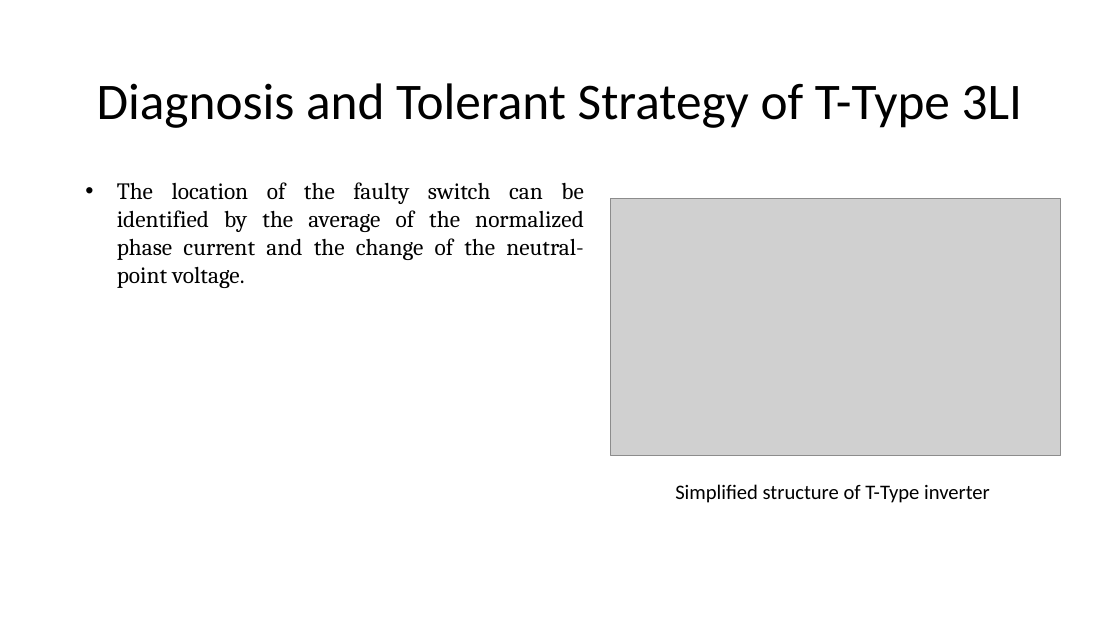
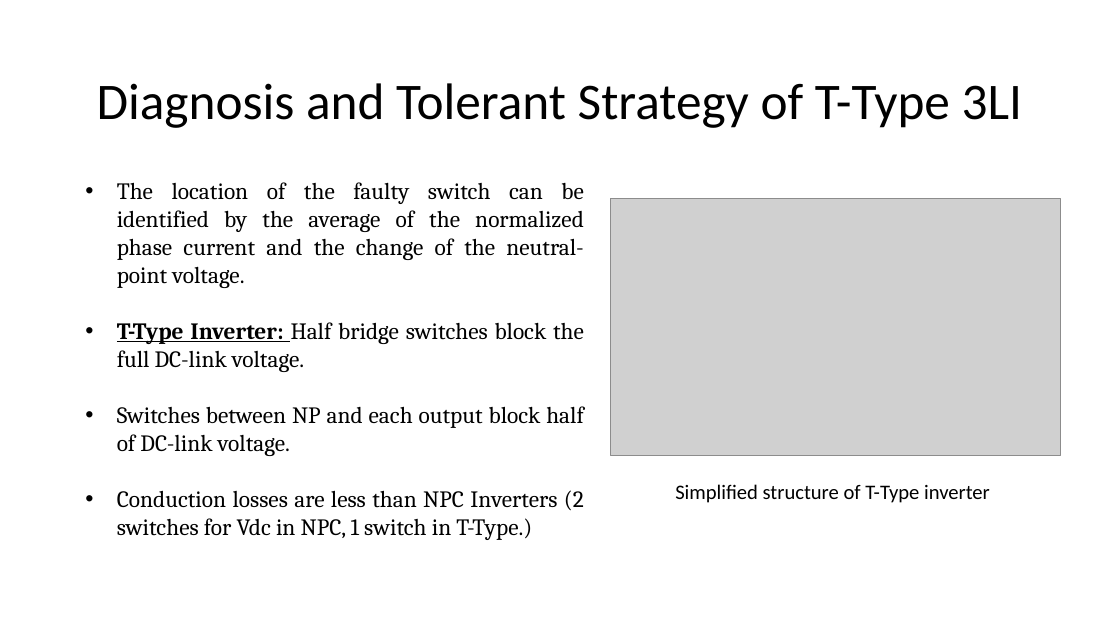
Before and after one commit to ahmetcan-akuz/Thesis, a slide deck: slide 12 of Reports/Fault_Tolerance.pptx (slide 11 before the commit). Drawn at 1120x630 pixels with LibreOffice and Linux fonts; fonts in the diff are those of the drawing; grey boxes stand for pictures. Boxes give left, top, right and bottom in pixels: in the first picture for what was removed or moved away, otherwise in the second. Text is boxed around its words. In the diff, an @@ line names an element or a change of style, - is before the commit and + after.

Commit message:
MCU documents for T-Type 3L Inverters

```diff
--- a/Reports/Fault_Tolerance.pptx
+++ b/Reports/Fault_Tolerance.pptx
@@ text at box(117, 322, 584, 540): paragraphs added @@
+• T-Type Inverter: Half bridge switches block the full DC-link voltage.
+• Switches between NP and each output block half of DC-link voltage.
+• Conduction losses are less than NPC Inverters (2 switches for Vdc in NPC, 1 switch in T-Type.)
```
Also in this commit, not shown: 1 other slide changed, 2 slides added, 3 other files.
